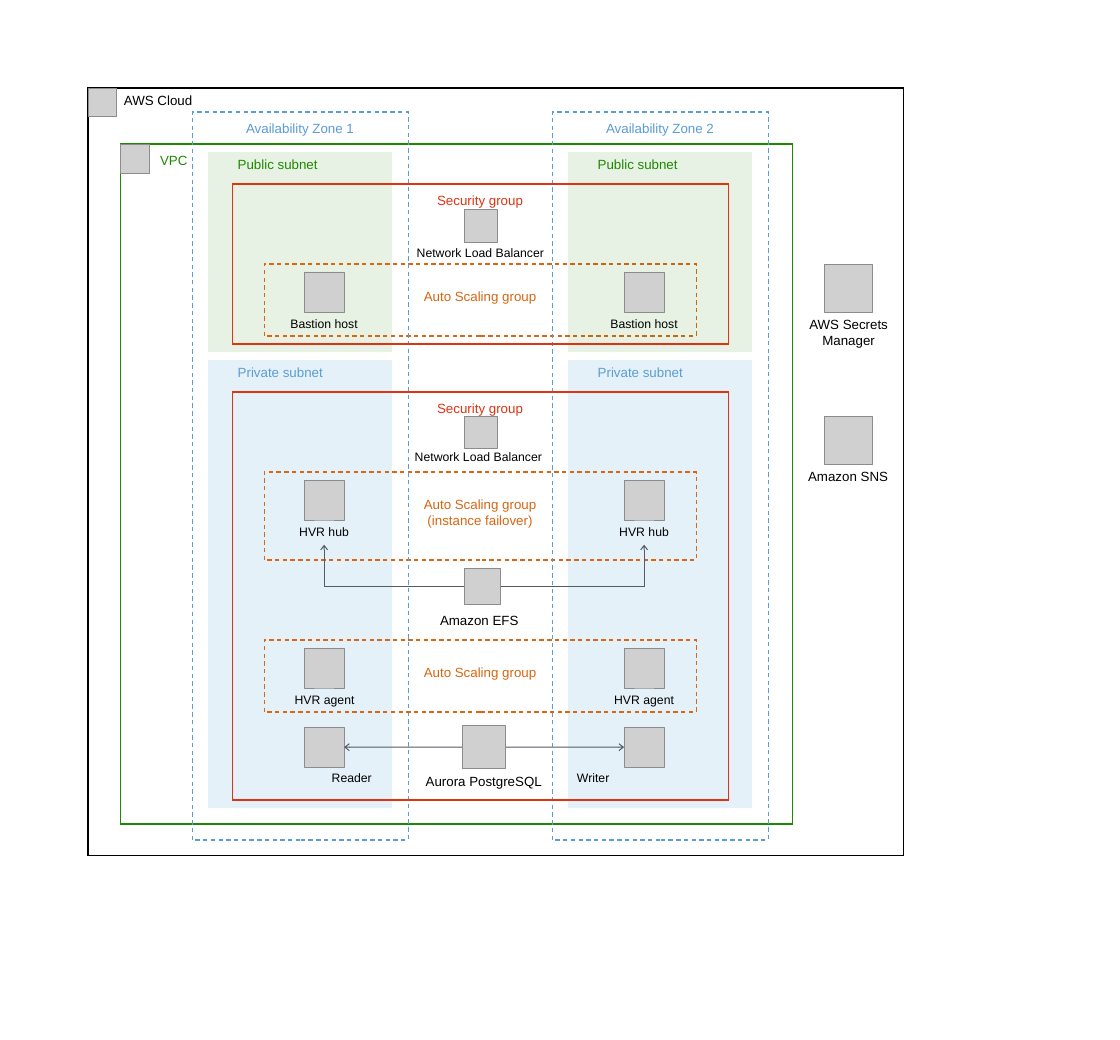
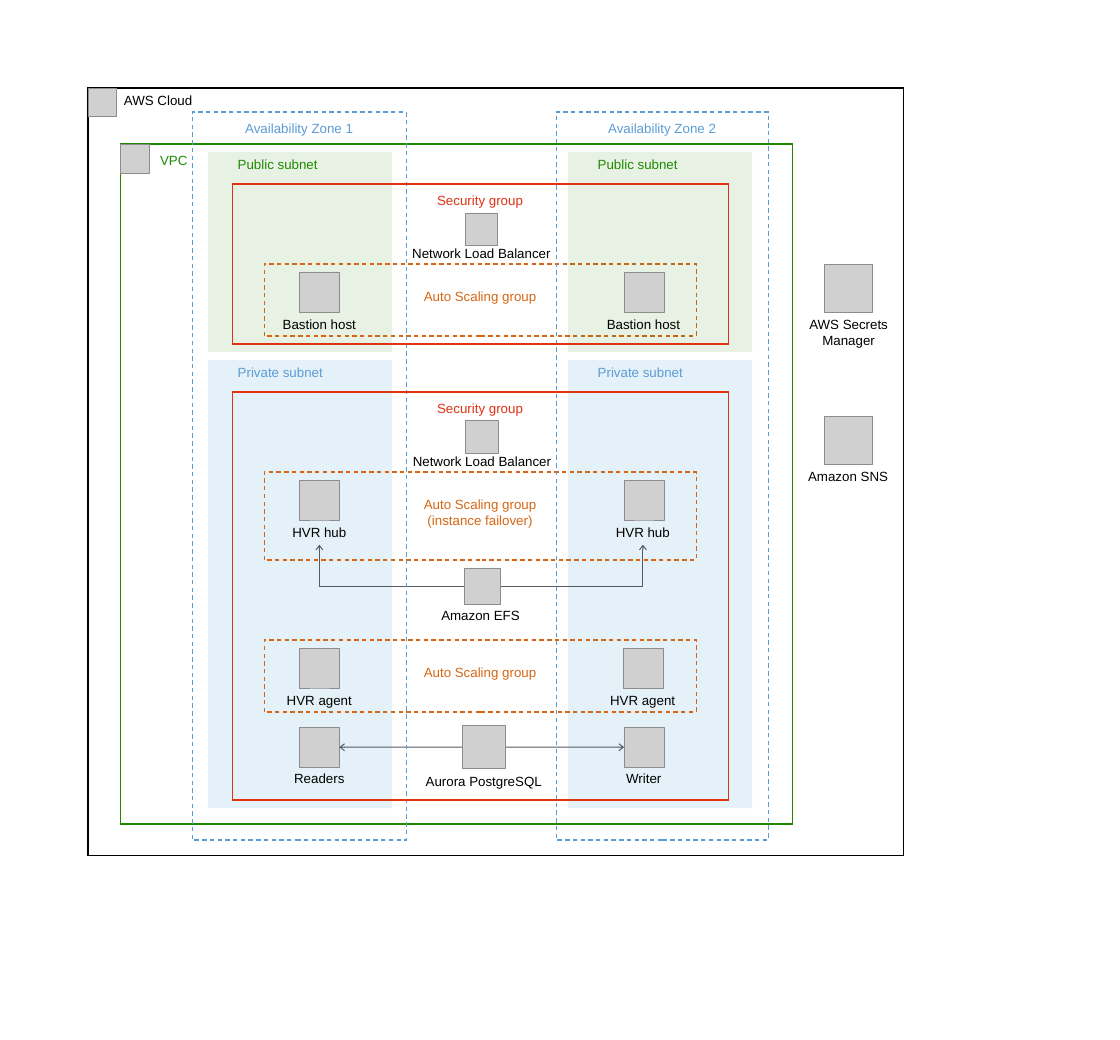
Before and after one commit to aws-quickstart/quickstart-hvr, a slide deck: slide 1 of docs/images/hvr-software-architecture-diagram.pptx. Drawn at 1120x1040 pixels with LibreOffice and Linux fonts; fonts in the diff are those of the drawing; grey boxes stand for pictures; background and template pictures are left out. Boxes give left, top, right and bottom in pixels: in the first picture for what was removed or moved away, otherwise in the second. Text is boxed around its words. In the diff, an @@ line names an element or a change of style, - is before the commit and + after.

```diff
--- a/docs/images/hvr-software-architecture-diagram.pptx
+++ b/docs/images/hvr-software-architecture-diagram.pptx
@@ rectangle "Availability Zone 2": place and size @@
-rectangle "Availability Zone 2" at [552,112,768,840]
+rectangle "Availability Zone 2" at [556,112,768,840]
@@ picture: place and size @@
-picture at [464,210,497,242]
+picture at [465,213,498,246]
@@ text "Bastion host": place and size @@
-text "Bastion host" at [290,319,358,328]
+text "Bastion host" at [283,319,356,329]
@@ size 11 to 12 pt in 9 elements at [616,527,670,537], [292,527,346,537], [607,319,680,329], [412,248,551,258], [610,696,675,708], [283,319,356,329], [287,696,352,708], [626,773,661,783], [413,456,552,466] @@
@@ picture: place and size @@
-picture at [464,416,497,449]
+picture at [466,421,498,454]
@@ elbow arrow moved from (464, 586) - (324, 545) to (464, 586) - (319, 545) @@
@@ elbow arrow (501, 586) - (643, 545): route changed @@
@@ text "Amazon EFS": place and size @@
-text "Amazon EFS" at [440,615,519,625]
+text "Amazon EFS" at [441,610,520,620]
@@ 4 pictures: place and size @@
-4 pictures at [304,272,344,767]
+4 pictures at [299,272,339,767]
@@ text "HVR agent": place and size @@
-text "HVR agent" at [295,695,355,707]
+text "HVR agent" at [287,696,352,708]
@@ arrow moved from (462, 747) - (344, 747) to (462, 747) - (339, 747) @@
@@ text at [294,773,344,783]: text changed; size 11 to 12 pt @@
-Reader
+Readers
@@ text "Writer": place and size @@
-text "Writer" at [577,773,609,782]
+text "Writer" at [626,773,661,783]
```
Also in this commit, not shown: 12 other files.
